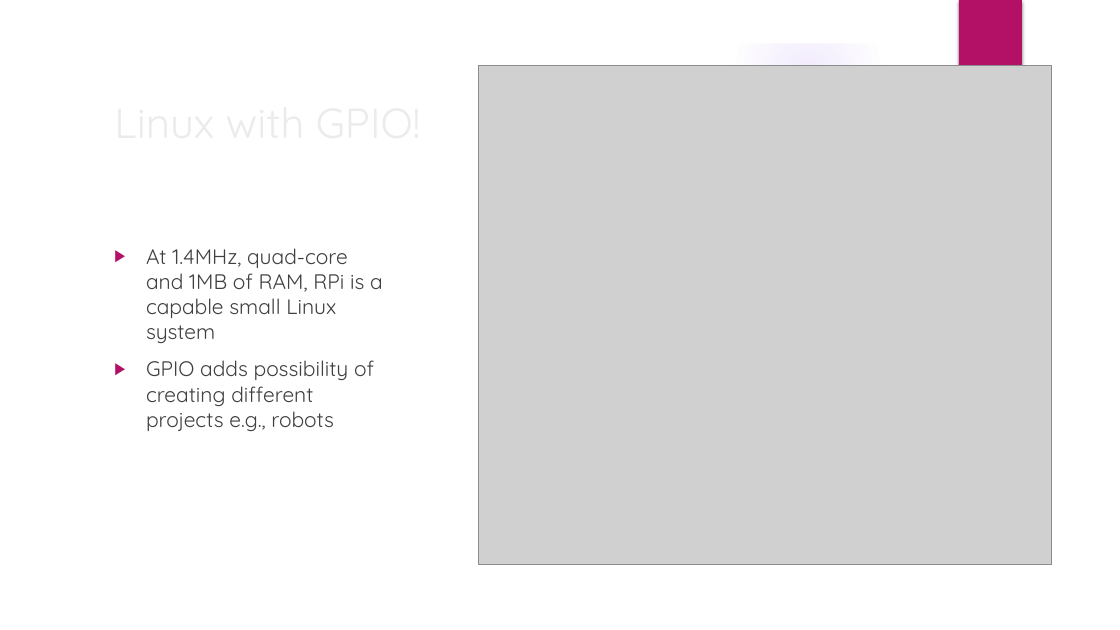
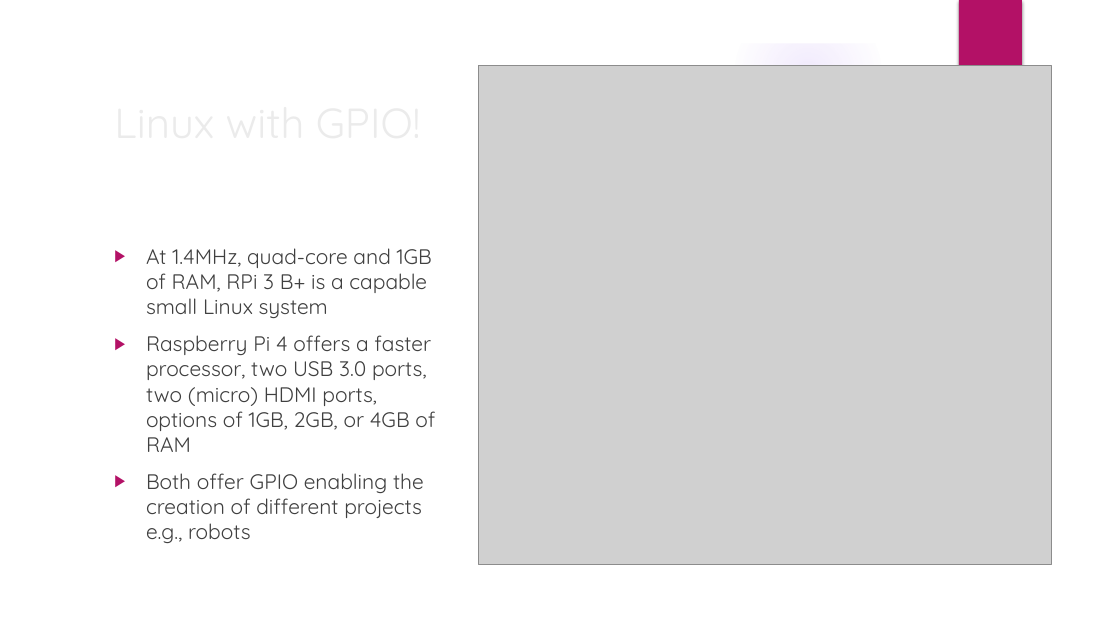
Before and after one commit to RochesterMakerSpace/Raspberry-Pi-class, a slide deck: slide 5 of docs/Introduction to Raspberry Pi.pptx (slide 4 before the commit). Drawn at 1120x630 pixels with LibreOffice and Linux fonts; fonts in the diff are those of the drawing; grey boxes stand for pictures; background and template pictures are left out. Boxes give left, top, right and bottom in pixels: in the first picture for what was removed or moved away, otherwise in the second. Text is boxed around its words. In the diff, an @@ line names an element or a change of style, - is before the commit and + after.

Commit message:
Add files via upload
Updated to include information about Raspberry Pi 4 B

```diff
--- a/docs/Introduction to Raspberry Pi.pptx
+++ b/docs/Introduction to Raspberry Pi.pptx
@@ text at box(146, 248, 435, 543): text changed @@
-▶ At 1.4MHz, quad-core and 1MB of RAM, RPi is a capable small Linux system
-▶ GPIO adds possibility of creating different projects e.g., robots
+▶ At 1.4MHz, quad-core and 1GB of RAM, RPi 3 B+ is a capable small Linux system
+▶ Raspberry Pi 4 offers a faster processor, two USB 3.0 ports, two (micro) HDMI ports, options of 1GB, 2GB, or 4GB of RAM
+▶ Both offer GPIO enabling the creation of different projects e.g., robots
```
Also in this commit, not shown: 3 other slides changed, 1 slide added.
